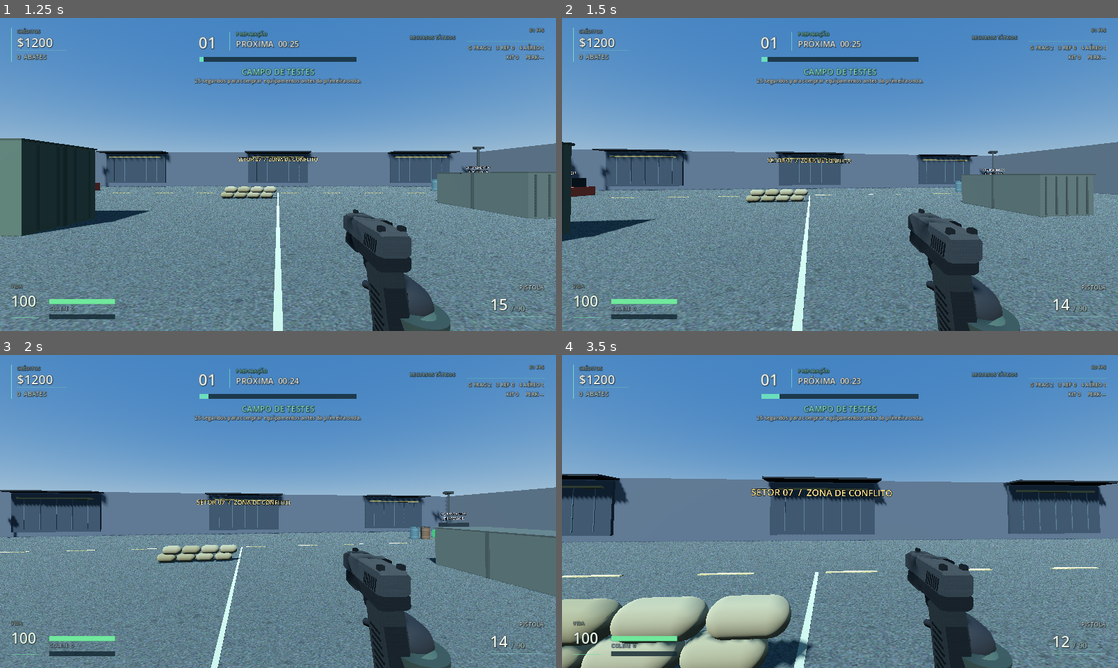
Above: before the commit, frames 1-4 (two rows, left to right).
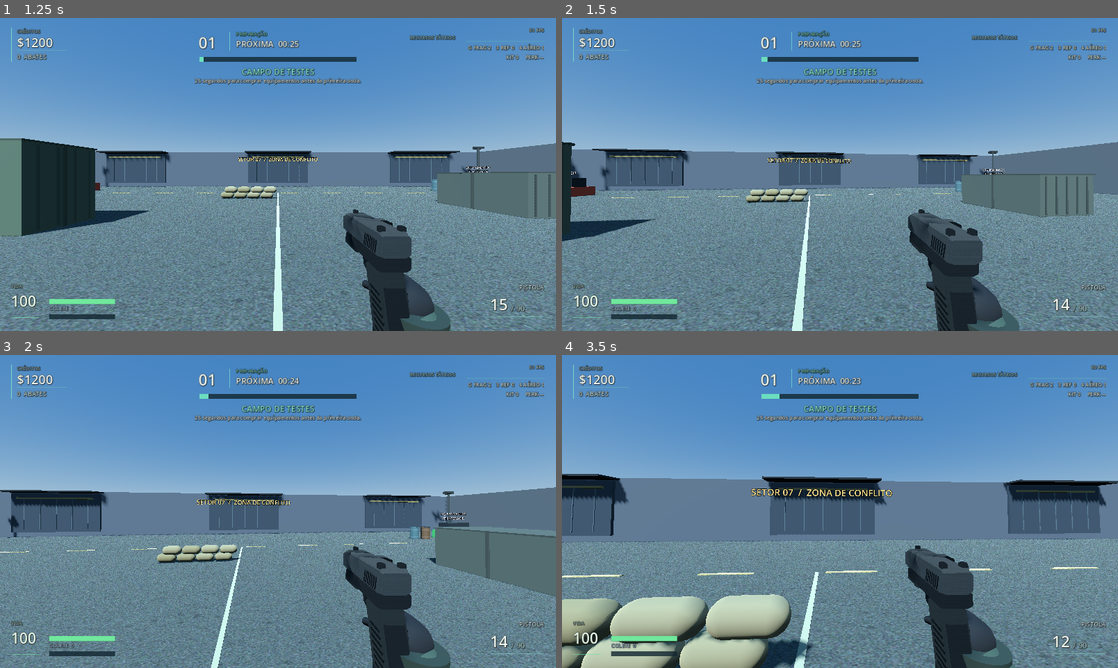
Above: after the commit, the same moments.

Repository: TPollTech/Frontline-Survival
Game: Godot game, scene res://scenes/main.tscn
Two runs of this game, one before a commit and one after it. Both use one fixed random seed, a clock stepped at 60 frames per second and the inputs below.
Inputs (mouse positions are in pixels of both pictures, inside the frame that each line leads up to):
- Up to frame 1 (1.25 s): click "JOGAR / INICIAR OPERACAO" at 0.5 s
- Up to frame 2 (1.5 s): tap Enter at 1.25, 1.35 s; move the mouse to (867, 174) at 1.27 s; hold W from 1.28 s (still down); click (867, 174) at 1.42 s
- Up to frame 3 (2 s): keep holding W; tap Space at 1.52 s
- Up to frame 4 (3.5 s): keep holding W; move the mouse to (812, 511) at 2.02 s; tap Keypad Enter at 2.1 s; click (812, 511) at 2.17 s; tap Space at 2.27 s; move the mouse to (851, 505) at 2.77 s; tap F at 2.85 s; click (851, 505) at 2.92 s

Frame 1 is identical in both runs. In frame 2, 0.3% of the frame differs, in the area x 62-83%, y 60-100%; in frame 3, 0.4%; in frame 4, 0.9%, in the area x 61-82%, y 60-100%.

Commit message:
refactor(player): sincronizar camera e animacao FPS com movimento real

Diff:
--- a/scripts/player.gd
+++ b/scripts/player.gd
@@ -251,7 +251,7 @@
     _update_posture(delta, crouching)
     var sprinting := Input.is_key_pressed(KEY_SHIFT) and movement.y < -0.05 and posture == "stand" and not downed and not reloading and not controls_locked
     sprint_blend = move_toward(sprint_blend, 1.0 if sprinting else 0.0, delta * (5.0 if sprinting else 7.5))
-    aim = Input.is_mouse_button_pressed(MOUSE_BUTTON_RIGHT) and not controls_locked and sprint_blend < 0.20 and not downed
+    aim = Input.get_mouse_mode() == Input.MOUSE_MODE_CAPTURED and Input.is_mouse_button_pressed(MOUSE_BUTTON_RIGHT) and not controls_locked and sprint_blend < 0.20 and not downed
     var speed := 0.8 if downed else (1.15 if posture == "prone" else (2.8 if posture == "crouch" else (8.0 if sprinting else (4.35 if aim else 5.2))))
     if active_perk == "mobility" and aim:
         speed *= 1.17
@@ -264,8 +264,11 @@
     # A slight sprint FOV extension sells momentum; ADS always takes priority.
     var target_fov: float = GameSettings.field_of_view * (0.70 if aim else (1.045 if sprint_blend > 0.55 else 1.0))
     camera.fov = lerpf(camera.fov, target_fov, minf(1.0, delta * (14.0 if active_perk == "fast_ads" else 10.0)))
-    walk_clock += delta * movement.length() * (10.0 if sprinting else 8.0)
-    sprint_stride = sin(walk_clock * 1.16) * sprint_blend * movement.length()
+    # Animar passos pela velocidade real, evitando bob ao pressionar contra paredes.
+    var ground_motion: float = Vector2(velocity.x, velocity.z).length() if is_on_floor() else 0.0
+    var motion_ratio: float = clampf(ground_motion / maxf(speed, 0.1), 0.0, 1.0)
+    walk_clock += delta * motion_ratio * (10.0 if sprinting else 8.0)
+    sprint_stride = sin(walk_clock * 1.16) * sprint_blend * motion_ratio
     shot_spread_kick = move_toward(shot_spread_kick, 0.0, delta * 1.25)
     # Align the physical front/rear sight with the camera's central ray.
     # No on-screen crosshair: the actual sight must indicate point of aim.
@@ -276,7 +279,7 @@
     # stride/counter-swing keep this separate from an accelerated walk.
     var sprint_ease: float = sprint_blend * sprint_blend * (3.0 - 2.0 * sprint_blend)
     var running_bob: float = absf(sin(walk_clock * 1.16)) * 0.032 * sprint_ease
-    gun_target.y += sin(walk_clock) * 0.006 * movement.length()
+    gun_target.y += sin(walk_clock) * 0.006 * motion_ratio
     gun_target = gun_target.lerp(Vector3(
         0.47 + sprint_stride * 0.014,
         -0.54 + running_bob,
@@ -291,7 +294,7 @@
         gun_target.x += 0.08
     gun_target.z += recoil
     gun.position = gun.position.lerp(gun_target, minf(1.0, delta * 13.0))
-    var sway_strength := (0.006 if aim else 0.018) * movement.length()
+    var sway_strength := (0.006 if aim else 0.018) * motion_ratio
     gun.rotation.z = lerpf(gun.rotation.z,
         -0.44 * sprint_ease + sprint_stride * 0.047 + sin(walk_clock * 0.35) * sway_strength,
         minf(1.0, delta * 10.0))
@@ -337,7 +340,7 @@
                 switch_weapon(last_primary)
             elif event.keycode == KEY_2:
                 switch_weapon("pistol")
-    if event is InputEventMouseButton and event.pressed and not dead and not controls_locked:
+    if event is InputEventMouseButton and event.pressed and not dead and not controls_locked and Input.get_mouse_mode() == Input.MOUSE_MODE_CAPTURED:
         if event.button_index == MOUSE_BUTTON_WHEEL_UP or event.button_index == MOUSE_BUTTON_WHEEL_DOWN:
             if weapon_id == "pistol" and last_primary != "":
                 switch_weapon(last_primary)
